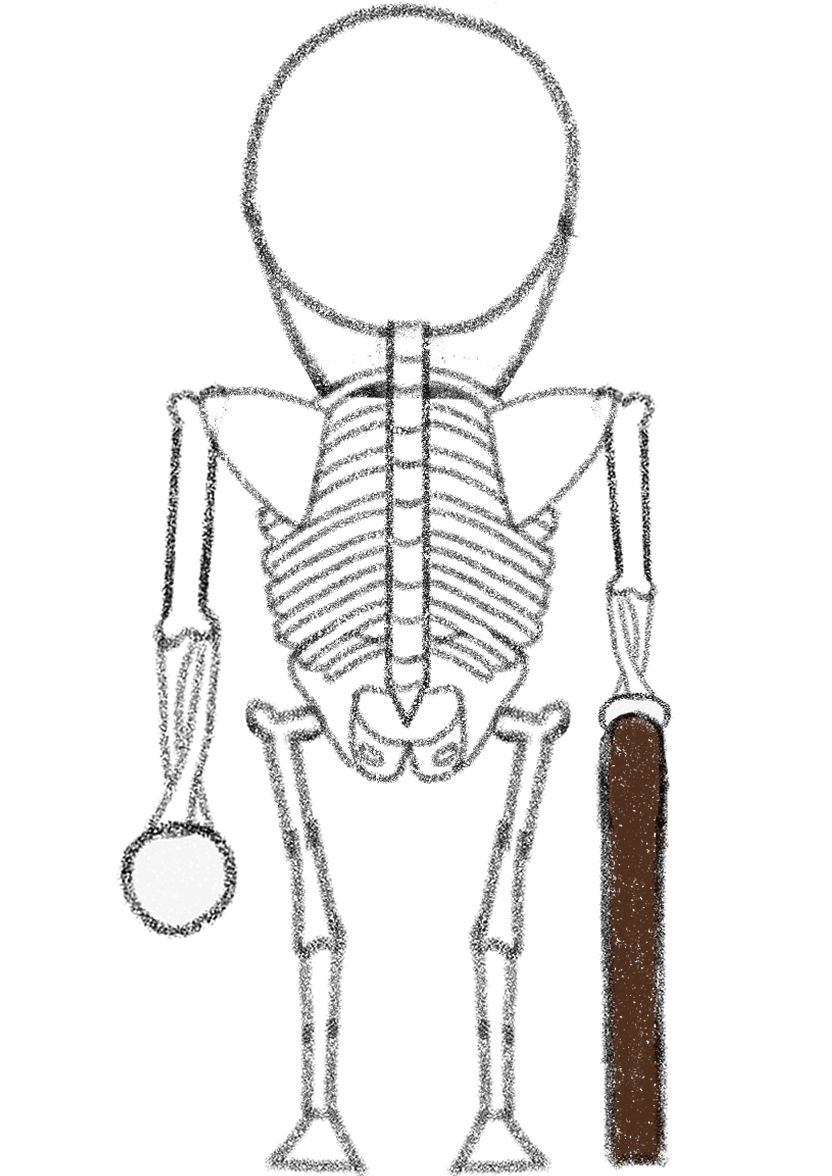
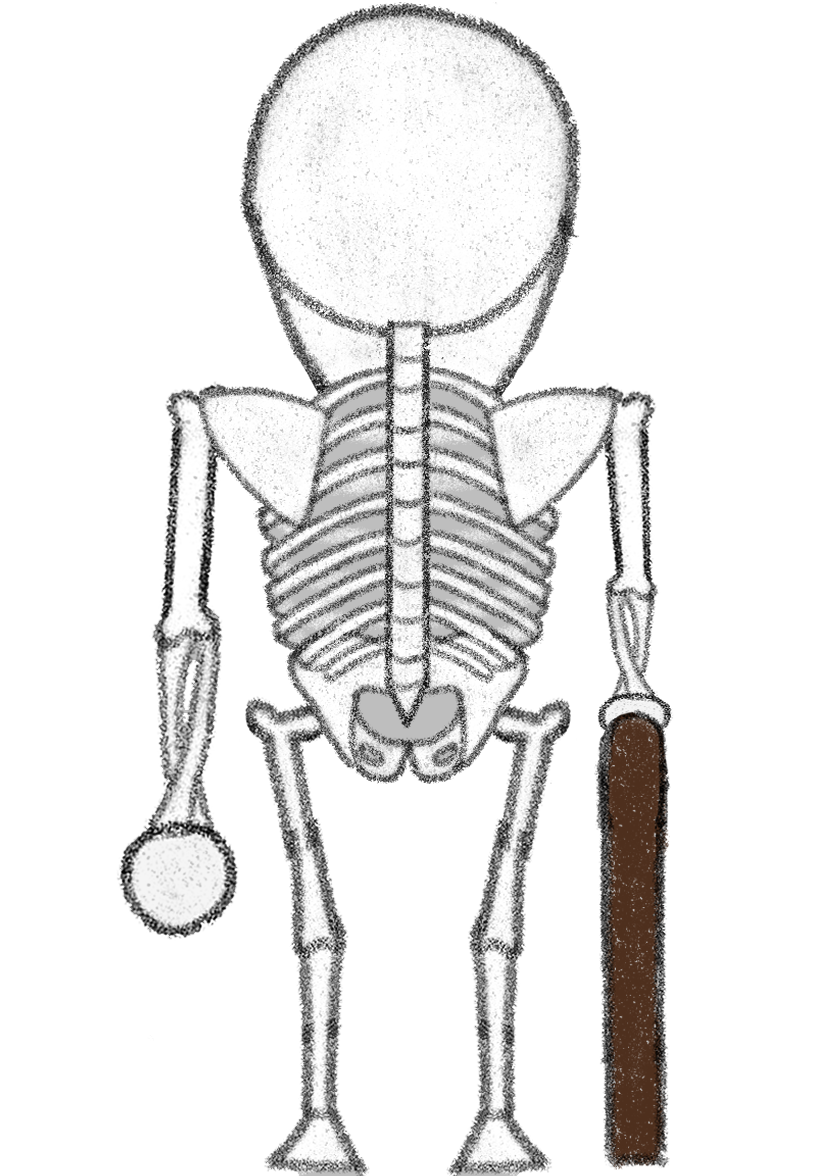
Comparing the layer stacks of the two 832 x 1176 images. Changes:
painted on "0_back_cuerpo" over left=197, top=319, right=619, bottom=784
painted on "1_back_cabeza" over left=239, top=2, right=581, bottom=400
painted on "2_back_baston" over left=595, top=709, right=670, bottom=1170
painted on "3_back_brazoder" over left=590, top=384, right=672, bottom=743
painted on "4_back_brazoizq" over left=118, top=384, right=238, bottom=939
painted on "5_back_piernaizq" over left=147, top=697, right=369, bottom=1176
painted on "6_back_piernader" over left=447, top=698, right=670, bottom=1176
